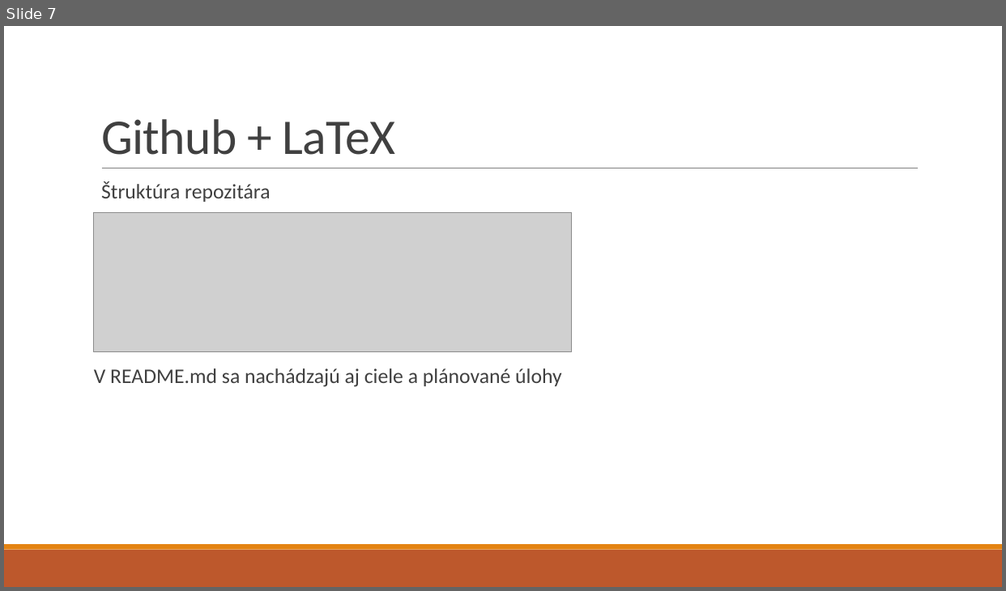
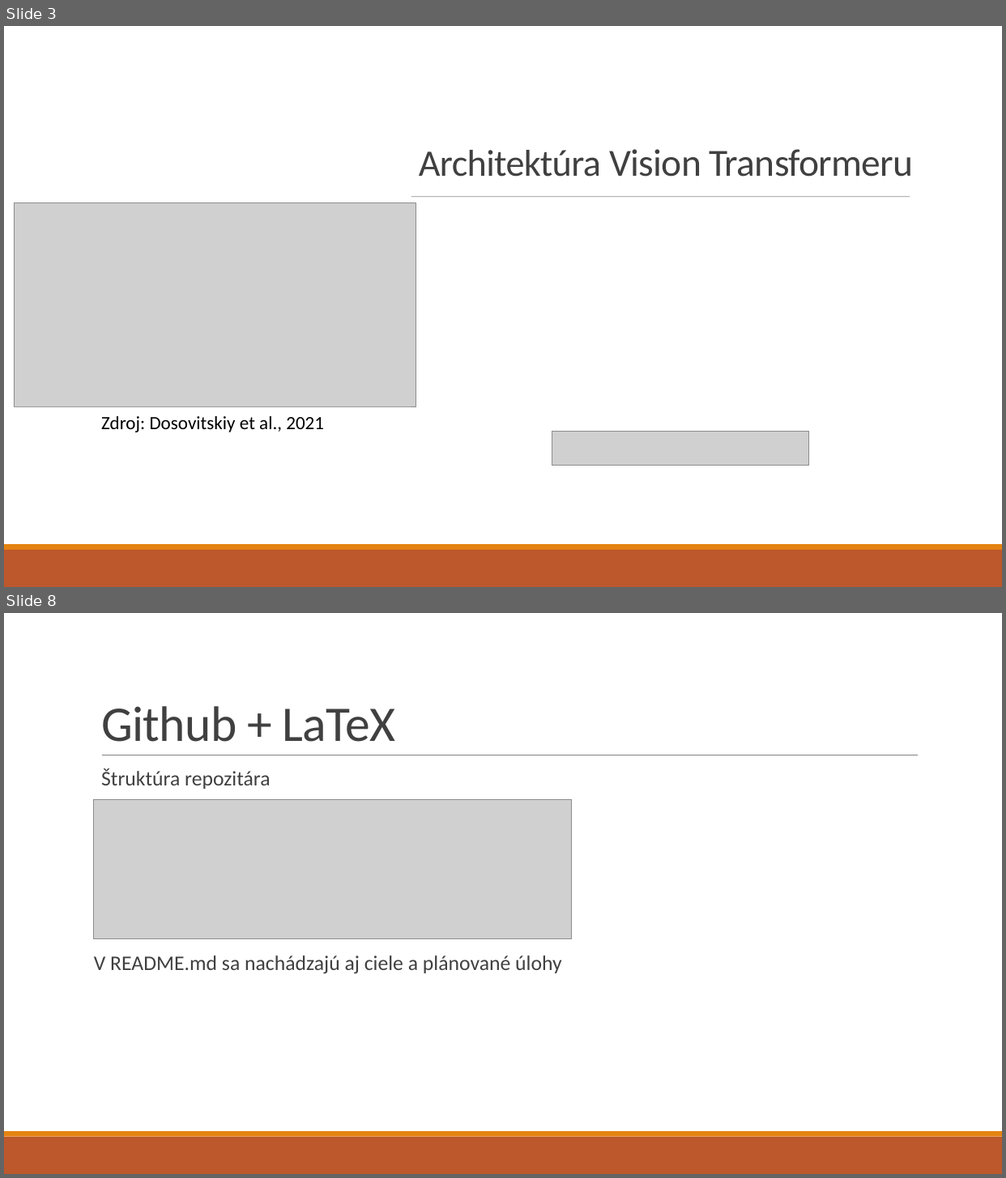
Before and after one commit to BushDemon/ViT-prototype-classification, a slide deck: docs/presentation/Vizuálny transformer so sekundárnym vynorením.pptx. Shown one above the other, each under a label of ours: slide 7 before the commit, slides 3 and 8 after it; the slides between them are not shown. The pictures are 1006x591 and 1006x1178 pixels, drawn with LibreOffice and Linux fonts; fonts in the diff are those of the drawing; grey boxes stand for pictures. Boxes give left, top, right and bottom in pixels: in the first picture for what was removed or moved away, otherwise in the second. Text is boxed around its words. In the diff, an @@ line names an element or a change of style, - is before the commit and + after.

```diff
--- a/docs/presentation/Vizuálny transformer so sekundárnym vynorením.pptx
+++ b/docs/presentation/Vizuálny transformer so sekundárnym vynorením.pptx
@@ slide 3 added at (4, 26, 1002, 587), background #FFFFFF @@
@@ rectangle added at (4, 26, 1002, 544), fill #FFFFFF @@
@@ title added at (419, 149, 913, 177), 37 pt, text #404040 @@
+Architektúra Vision Transformeru
@@ picture added at (15, 203, 415, 407) @@
@@ line added from (411, 197) to (910, 197), #808080 0.5 pt @@
@@ rectangle added at (15, 408, 411, 438), fill #FFFFFF, 18 pt, text #000000 @@
+Zdroj: Dosovitskiy et al., 2021
@@ picture added at (552, 431, 809, 466) @@
@@ rectangle added at (4, 544, 1002, 550), fill #E48312 @@
@@ rectangle added at (4, 550, 1002, 587), fill #BD582C @@
@@ what was slide 7 is now slide 8 @@
```
Also in this commit, not shown: 5 slides changed, 3 other slides added, 2 slides removed, 3 other files.
